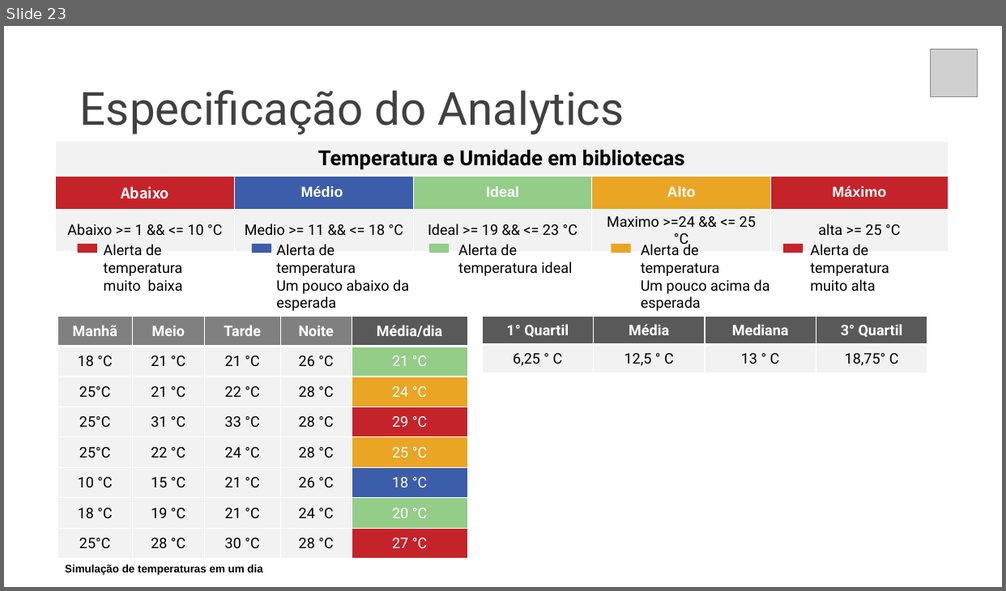
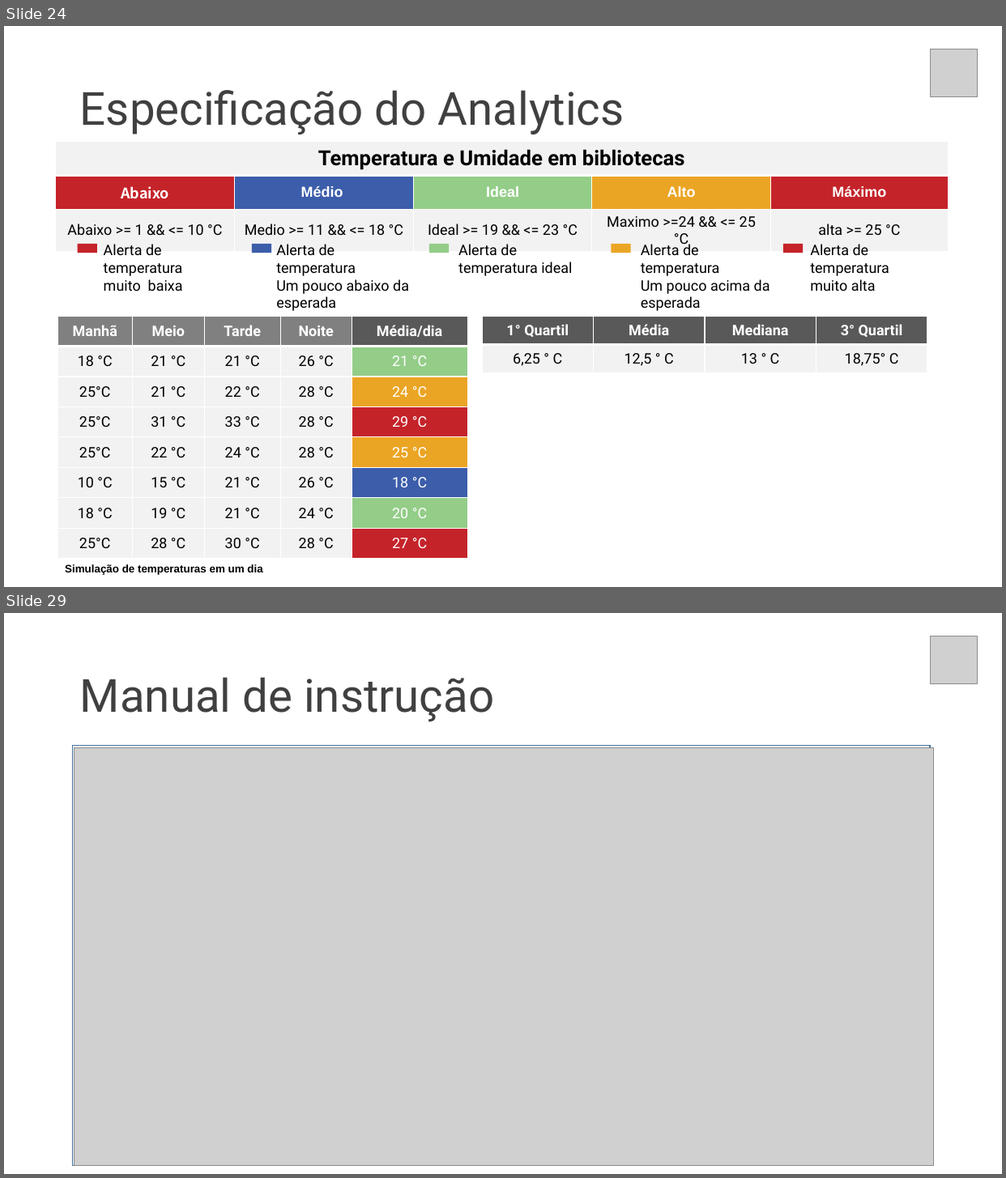
Before and after one commit to gui-ss/projeto-bandtec, a slide deck: documentacao/chameleon.pptx. Shown one above the other, each under a label of ours: slide 23 before the commit, slides 24 and 29 after it; the slides between them are not shown. The pictures are 1006x591 and 1006x1178 pixels, drawn with LibreOffice and Linux fonts; fonts in the diff are those of the drawing; grey boxes stand for pictures. Boxes give left, top, right and bottom in pixels: in the first picture for what was removed or moved away, otherwise in the second. Text is boxed around its words. In the diff, an @@ line names an element or a change of style, - is before the commit and + after.

```diff
--- a/documentacao/chameleon.pptx
+++ b/documentacao/chameleon.pptx
@@ slide 29 added at (4,613,1002,1174), background #FFFFFF @@
@@ picture added at (930,636,978,683) @@
@@ text added at (80,677,494,722), 44 pt, text #404040 @@
+Manual de instrução
@@ rectangle added at (73,746,931,1166), outline #43739E 1 pt @@
@@ picture added at (74,747,934,1166) @@
@@ picture added at (77,749,930,1165) @@
@@ what was slide 23 is now slide 24 @@
```
Also in this commit, not shown: 13 slides changed, 4 other slides added, 1 slide removed, 5 other files.
